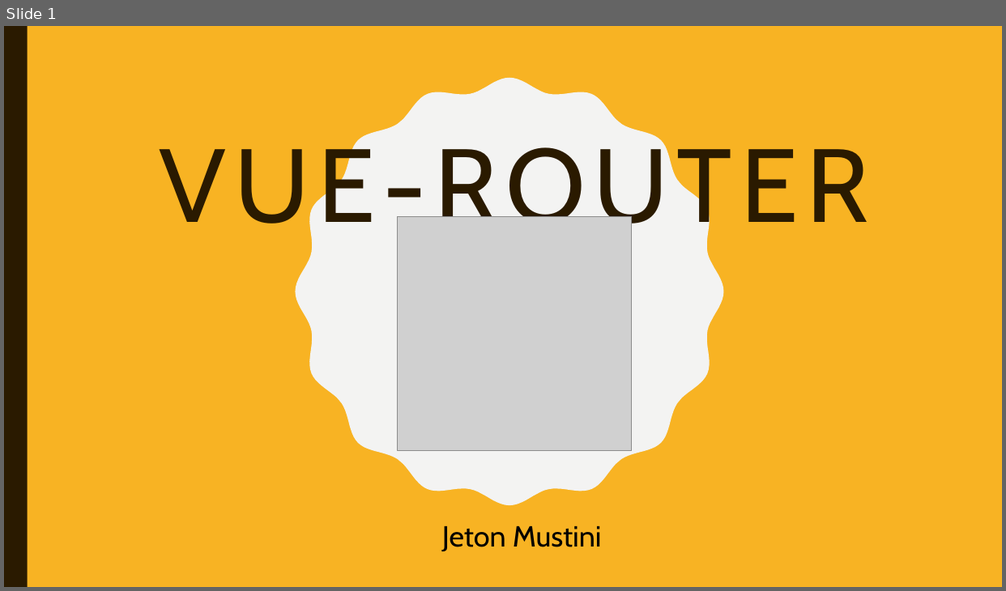
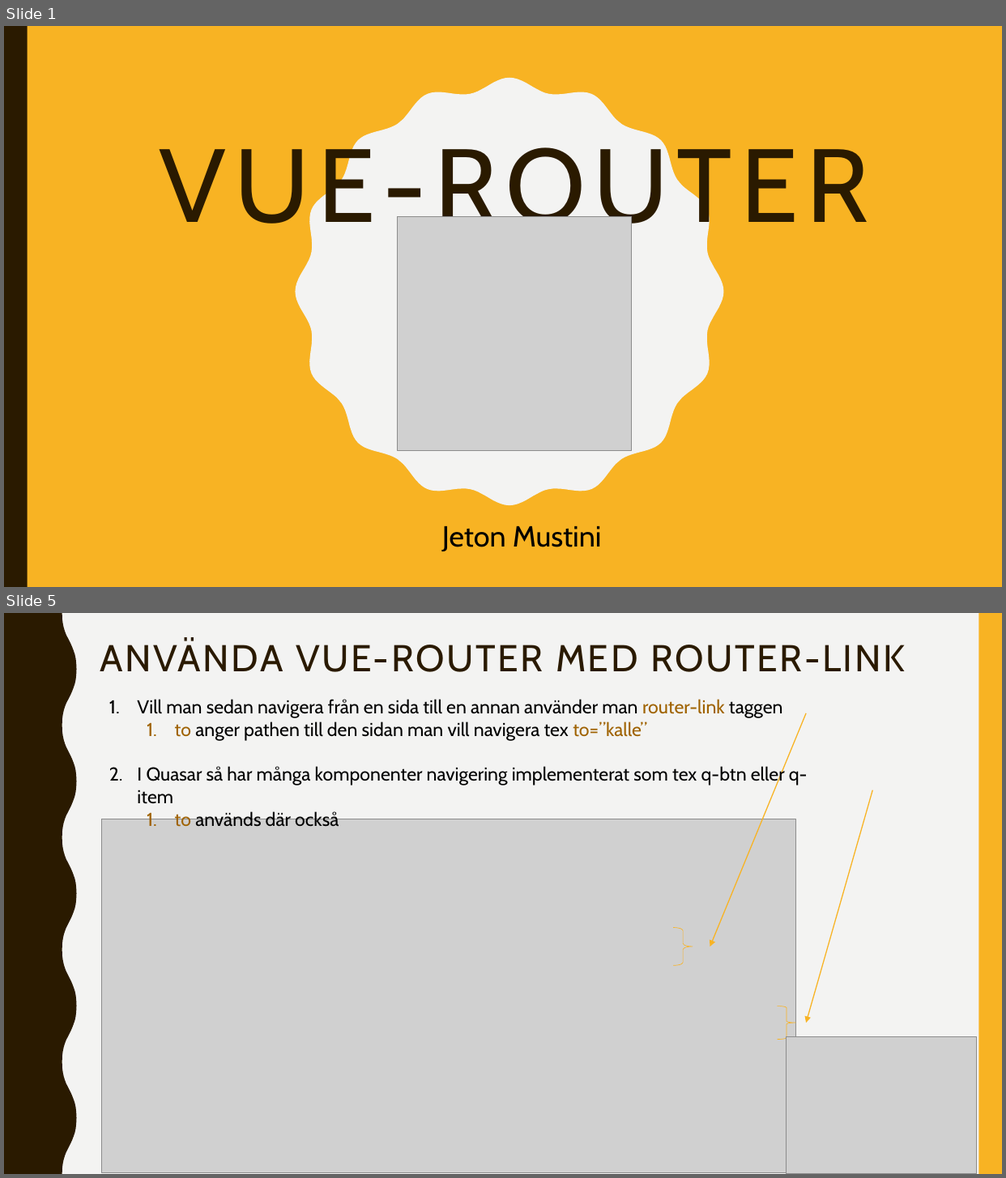
Before and after one commit to abbjetmus/programmering, a slide deck: Vue/Vue-Router.pptx. Shown one above the other, each under a label of ours: slide 1 before the commit, slides 1 and 5 after it; the slides between them are not shown. The pictures are 1006x591 and 1006x1178 pixels, drawn with LibreOffice and Linux fonts; fonts in the diff are those of the drawing; grey boxes stand for pictures. Boxes give left, top, right and bottom in pixels: in the first picture for what was removed or moved away, otherwise in the second. Text is boxed around its words. In the diff, an @@ line names an element or a change of style, - is before the commit and + after.

```diff
--- a/Vue/Vue-Router.pptx
+++ b/Vue/Vue-Router.pptx
@@ slide 5 added at [4, 613, 1002, 1174], background #F3F3F2 @@
@@ freeform shape added at [4, 613, 77, 1174], fill #2A1A00 @@
@@ rectangle added at [978, 613, 1002, 1174], fill #F8B323 @@
@@ title added at [100, 640, 905, 672], 36 pt, text #2A1A00 @@
+ANVÄNDA VUE-ROUTER MED ROUTER-LINK
@@ text added at [137, 699, 808, 804], 18 pt, text #000000 @@
+1. Vill man sedan navigera från en sida till en annan använder man router-link taggen
+  1. to anger pathen till den sidan man vill navigera tex to=”kalle”
+2. I Quasar så har många komponenter navigering implementerat som tex q-btn eller q-item
+  1. to används där också
@@ arrow added from (807, 713) to (710, 947), #F8B323 1 pt @@
@@ arrow added from (873, 790) to (807, 1023), #F8B323 1 pt @@
@@ picture added at [102, 820, 796, 1173] @@
@@ right brace added at [673, 928, 692, 966], outline #F8B323 0.5 pt @@
@@ right brace added at [778, 1007, 795, 1040], outline #F8B323 0.5 pt @@
@@ picture added at [786, 1037, 977, 1174] @@
```
Also in this commit, not shown: 3 slides changed, 3 other slides added, 4 slides removed.
